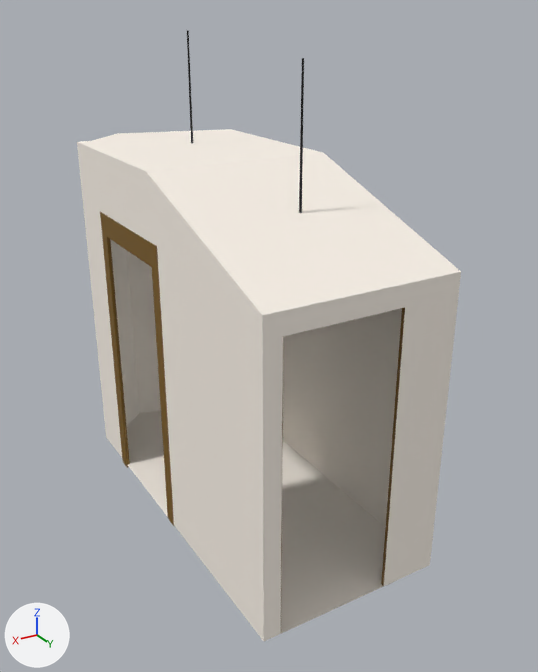
The Blender file blender/closet.blend: old version first, new version second.
Camera for both pictures: a camera (50 mm lens) standing at (2.87, 4.95, 3.75) and looking at (0.13, 0.39, 1.47). Arrows for +X, +Y and +Z are at lower left; the lights stay in place.

The first picture shows 'Cylinder.001', 'NarrowDoorframe', 'Walls', 'WideDoorframe'.
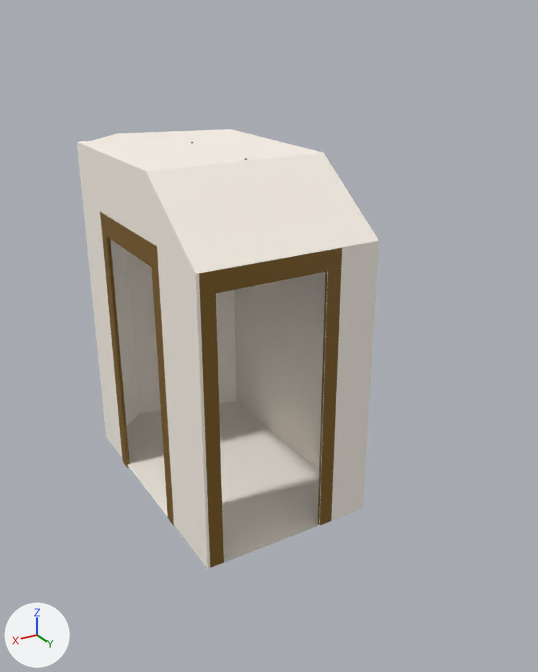
Where the change shows, as pixel boxes [x1, y1, x2, y2] in the pictures (538 x 672 px; the box of a moved part takes in the faces that stretch with it):
```json
{"object": "Walls", "change": "reshaped", "before": [77, 129, 461, 641], "after": [77, 129, 379, 569], "on screen": "21% narrower, 14% shorter"}
{"object": "NarrowDoorframe", "change": "moved", "before": [281, 307, 405, 586], "after": [199, 248, 342, 568]}
{"object": "Cylinder.001", "change": "reshaped, moved", "before": [299, 58, 304, 213], "on screen": "not visible afterwards"}
{"part": 1, "of": "me_cube", "change": "moved or reshaped", "before": [146, 153, 461, 641], "after": [146, 153, 379, 569]}
```

The change, as JSON lines over the scene's bpy script:
```json
{"op": "add", "block": "mat_material_003", "code": ["mat_material_003 = principled_material('Material.003')", "mat_material_003.base_color = (0.0181, 0.0181, 0.0181)  # black #252525", "mat_material_003.metallic = 0.657"]}
{"block": "me_cube", "where": "me_cube.from_pydata(...)  # 38 vertices, 27 faces, 3 loose edges; spans x -0.43..1.0, y -1.51..1.77, z -1.0..1.8"}
{"block": "me_cube", "where": "# used by ob_walls; location = (0.0, 0.0, 1.005)"}
{"block": "me_cube", "change": "me_cube part 1: all 12 vertices in x -0.43..1.0, y 1.77, z -1.0..1.28 are moved by (0.0, -0.81, 0.0)"}
{"block": "me_cylinder_001", "where": "# used by ob_cylinder_001; location = (0.218, 0.93, 2.345)"}
{"op": "remove", "block": "me_cylinder_001", "code": "me_cylinder_001.from_pydata(...)  # 224 vertices, 194 faces; spans x -0.181..0.181, y -0.181..0.181, z -0.148..1.17"}
{"op": "remove", "block": "me_cylinder_001", "code": "me_cylinder_001.materials.append(mat_material_001)  # black #252525"}
{"op": "add", "block": "me_cylinder_001", "code": "me_cylinder_001.from_pydata(...)  # 192 vertices, 162 faces; spans x -0.181..0.181, y -0.181..0.181, z -0.148..0.333"}
{"block": "me_cylinder_001", "change": "me_cylinder_001 part 2"}
{"block": "me_cylinder_001", "change": "64 vertices are removed from x -0.175..0.175, y -0.175..0.175, z -0.137..1.17"}
{"block": "me_cylinder_001", "change": "97 faces are deleted"}
{"block": "me_cylinder_001", "change": "32 vertices are added at x -0.007..0.007, y -0.007..0.007, z 0.333"}
{"block": "me_cylinder_001", "change": "65 new faces join them"}
{"op": "add", "block": "me_cylinder_001", "code": "me_cylinder_001.materials.append(mat_material_003)  # black #252525"}
{"op": "set", "path": "ob_narrowdoorframe.location", "old": "(-0.106, 1.725, 1.179)", "new": "(-0.106, 0.918, 1.179)"}
{"op": "set", "path": "ob_cylinder_001.location", "old": "(0.218, 0.93, 2.345)", "new": "(0.218, 0.21, 2.477)"}
```
